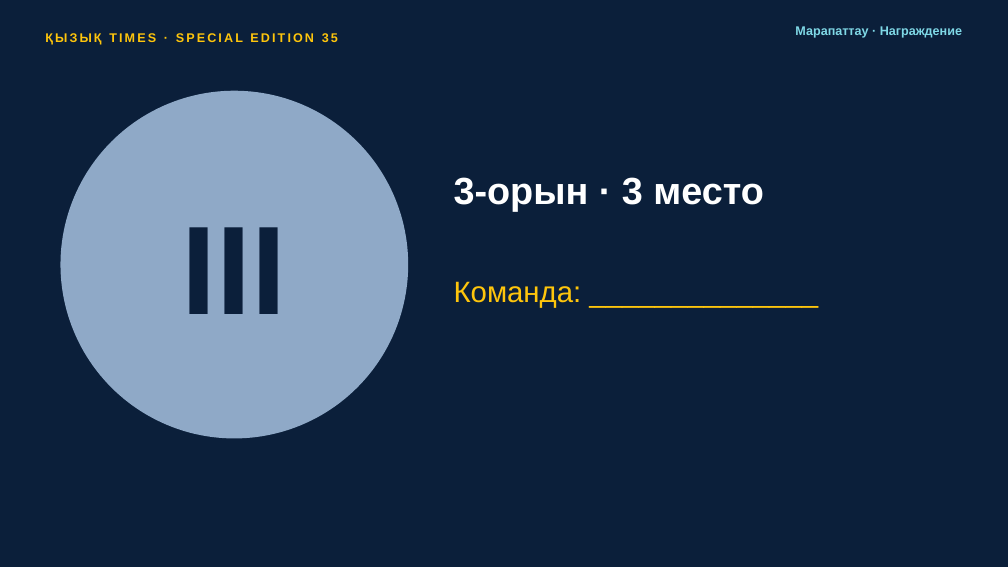
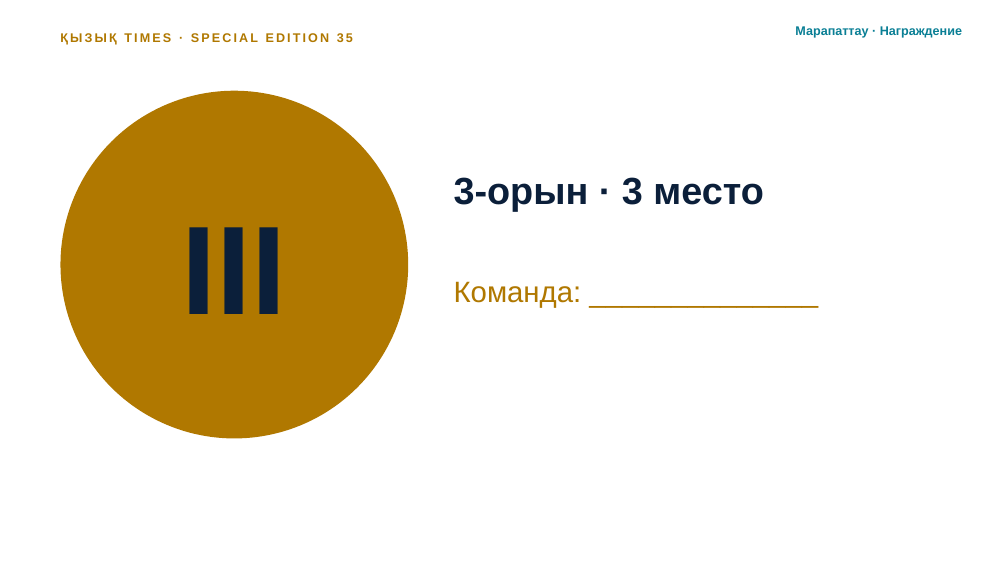
Before and after one commit to Raziyanis/fizmat, a slide deck: slide 68 of kyzyk-times-35/Kyzyk_Times_35.pptx. Drawn at 1008x567 pixels with LibreOffice and Linux fonts; fonts in the diff are those of the drawing; background and template pictures are left out. Boxes give left, top, right and bottom in pixels: in the first picture for what was removed or moved away, otherwise in the second. Text is boxed around its words. In the diff, an @@ line names an element or a change of style, - is before the commit and + after.

```diff
--- a/kyzyk-times-35/Kyzyk_Times_35.pptx
+++ b/kyzyk-times-35/Kyzyk_Times_35.pptx
@@ background #0B1F3A to picture (left out) @@
@@ text "ҚЫЗЫҚ TIMES · SPECIAL EDITION ..." at bbox=[60, 33, 353, 45]: text colour #FEC50C to #B07800 @@
@@ text "ҚЫЗЫҚ TIMES · SPECIAL EDITION ...": place and size @@
-text "ҚЫЗЫҚ TIMES · SPECIAL EDITION ..." at bbox=[45, 33, 338, 45]
+text "ҚЫЗЫҚ TIMES · SPECIAL EDITION ..." at bbox=[60, 33, 353, 45]
@@ text "Марапаттау · Награждение" at bbox=[795, 26, 962, 38]: text colour #7FD8E6 to #0A7F95 @@
@@ ellipse "III" at bbox=[60, 91, 408, 439]: fill #8FA9C7 to #B07800 @@
@@ text "3-орын · 3 место" at bbox=[454, 177, 764, 211]: text colour #FFFFFF to #0B1F3A @@
@@ text "Команда: ______________" at bbox=[454, 281, 582, 308]: text colour #FEC50C to #B07800 @@
```
Also in this commit, not shown: 70 other slides changed, 6 other files.
